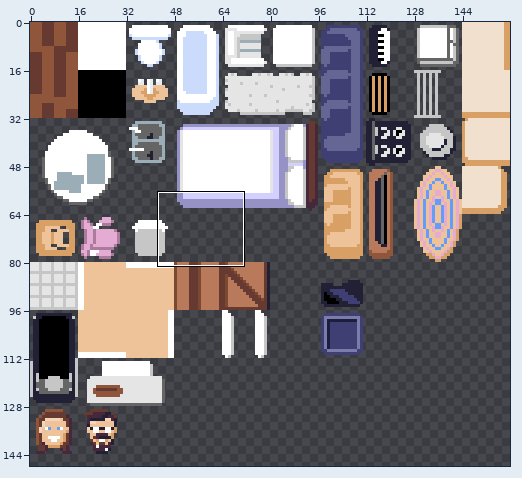
Two states of a sprite sheet, hide-and-seek-tileset.png. The picture above shows the old version from afar; the outline marks the close-up.
Close-up. Before the edit:
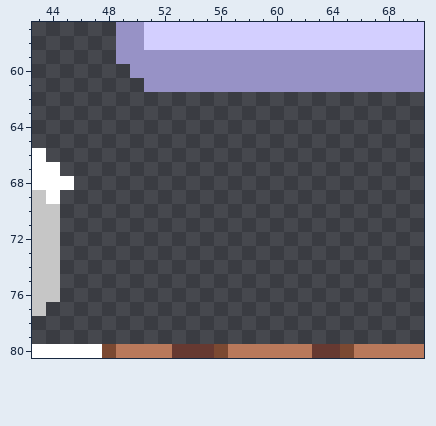
The file is 160x160 pixels. Shown: x 43..70, y 57..80. The wide view leaves out empty margins.
After the commit:
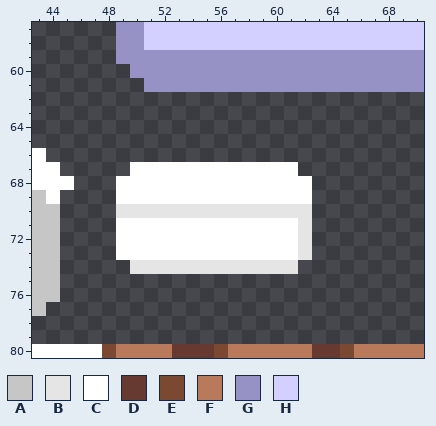
Palette (. is transparent): A #c6c6c6  B #e5e5e5  C #ffffff  D #663931  E #7b4932  F #b9795b  G #9792c6  H #d3cfff
What changed:
The edit adds colour B in row 70 at x 49 to 62; in rows 71 to 73 at x 62; in row 74 at x 50 to 61.
The edit adds colour C in row 67 at x 50 to 61; in rows 68 to 69 at x 49 to 62; in rows 71 to 73 at x 49 to 61.
Pixel boxes of the changes (left, top, right, bottom) in both close-ups:
added: (116, 162, 312, 274)
